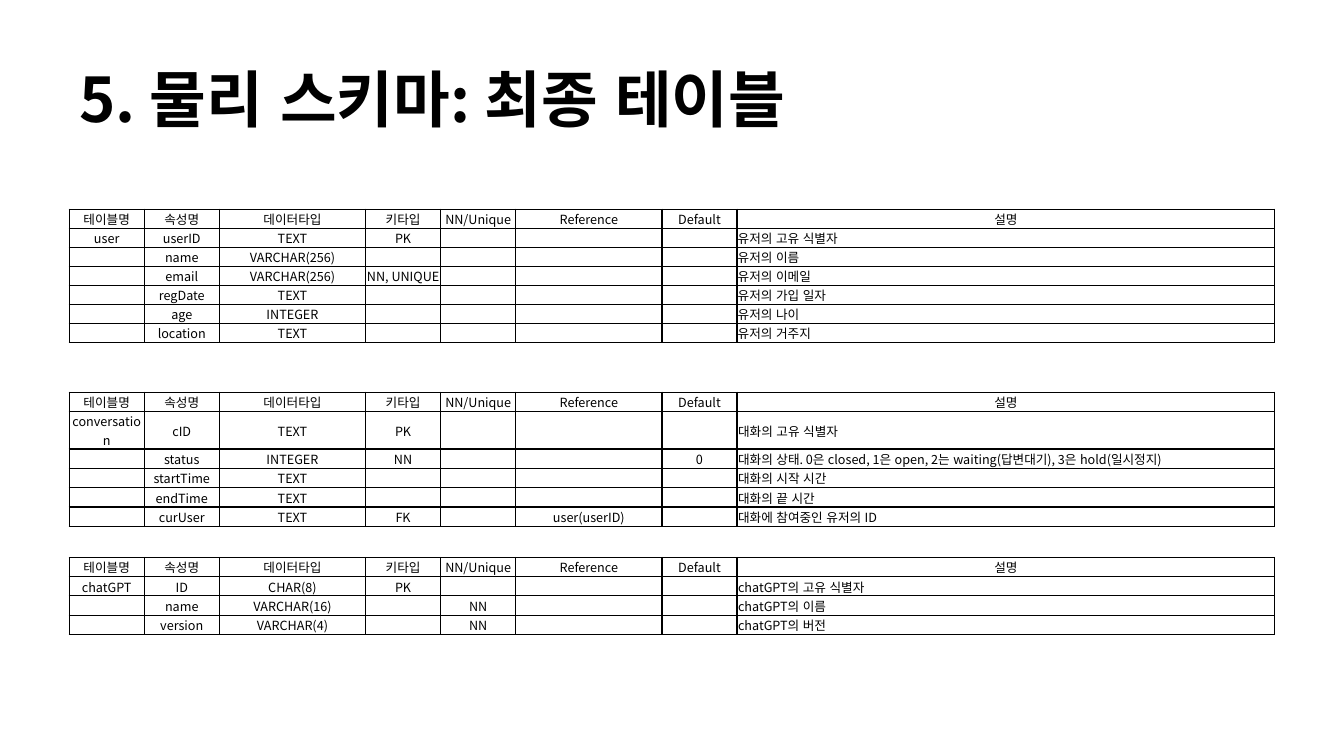
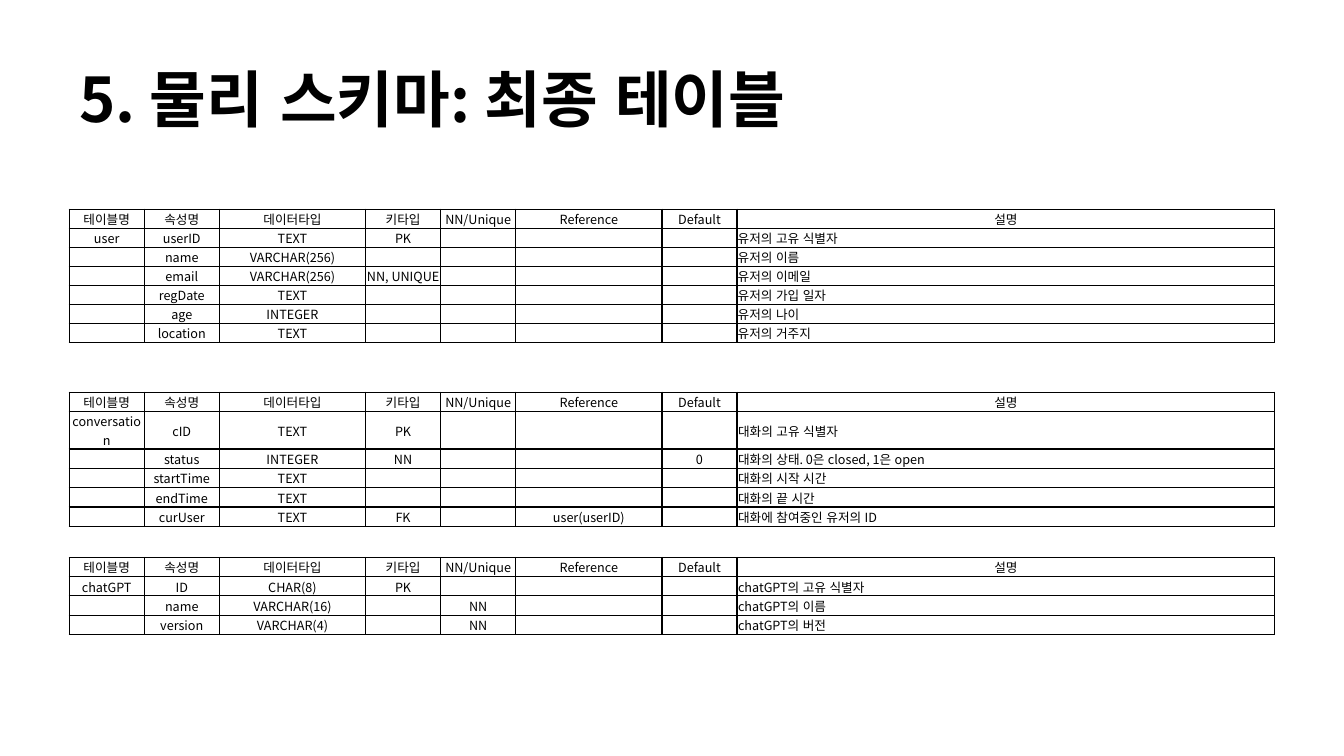
Before and after one commit to DalimOh/ZZapGPT, a slide deck: slide 12 of 그룹프로젝트_er.pptx. Drawn at 1344x756 pixels with LibreOffice and Linux fonts; fonts in the diff are those of the drawing. Boxes give left, top, right and bottom in pixels: in the first picture for what was removed or moved away, otherwise in the second. Text is boxed around its words. In the diff, an @@ line names an element or a change of style, - is before the commit and + after.

```diff
--- a/그룹프로젝트_er.pptx
+++ b/그룹프로젝트_er.pptx
@@ table at [70,392,1277,529] @@
-row 3, column 8: 대화의 상태. 0은 closed, 1은 open, 2는 waiting(답변대기), 3은 hold(일시정지)
+row 3, column 8: 대화의 상태. 0은 closed, 1은 open
```
Also in this commit, not shown: 1 other slide changed, 2 other files.
